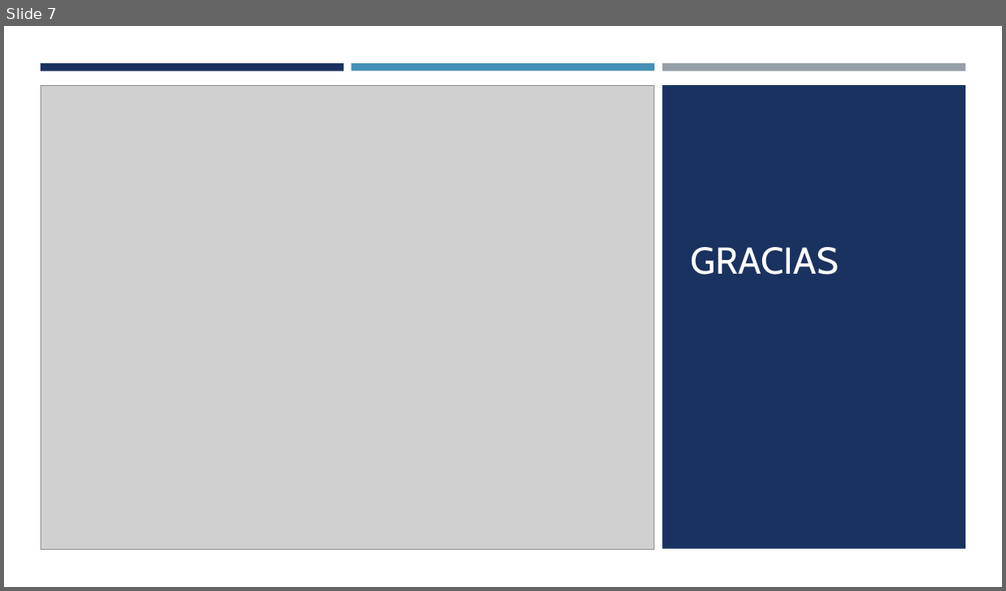
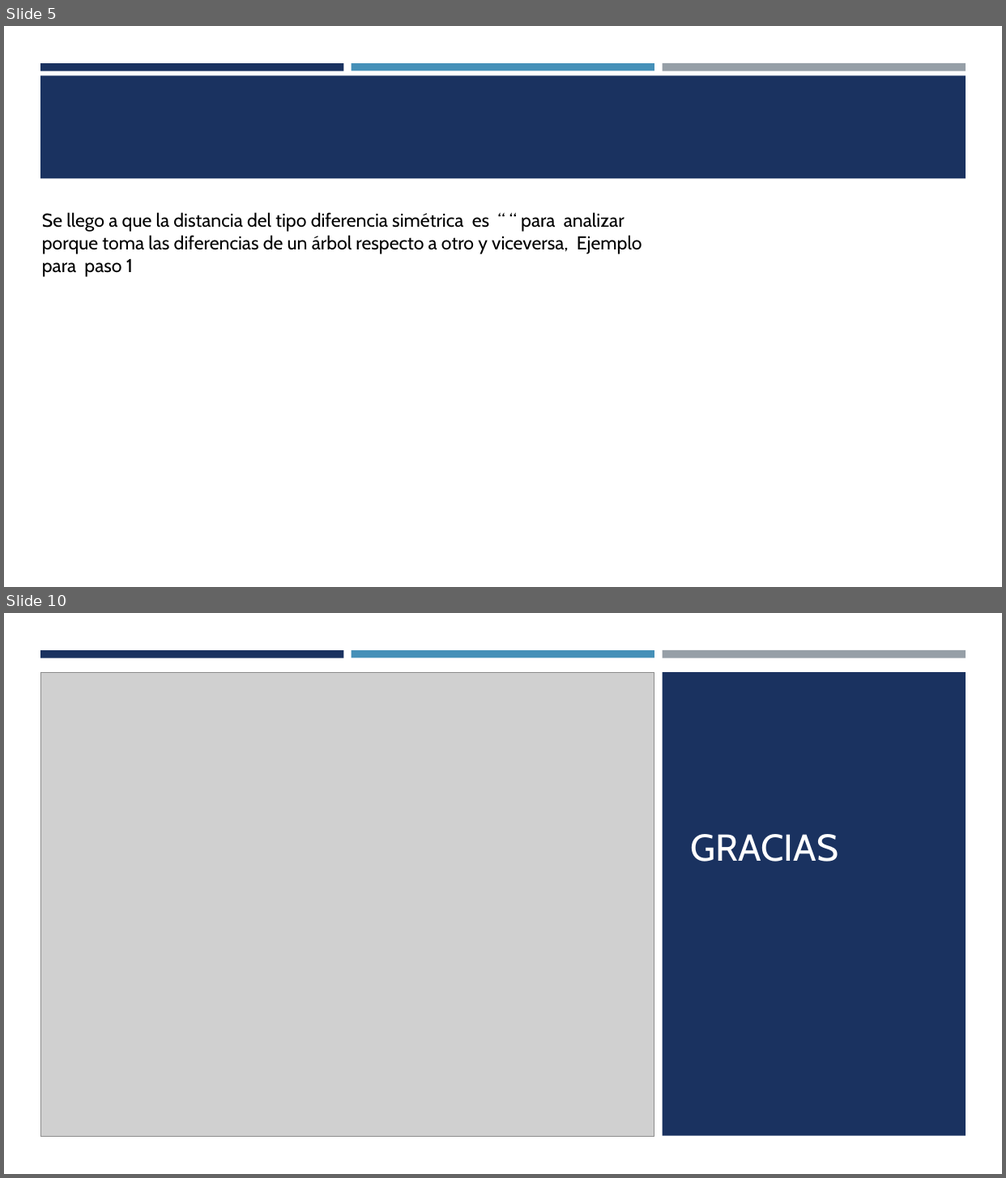
Before and after one commit to Vitali22/tesis, a slide deck: DocumentosTesina/Presentación.pptx. Shown one above the other, each under a label of ours: slide 7 before the commit, slides 5 and 10 after it; the slides between them are not shown. The pictures are 1006x591 and 1006x1178 pixels, drawn with LibreOffice and Linux fonts; fonts in the diff are those of the drawing; grey boxes stand for pictures. Boxes give left, top, right and bottom in pixels: in the first picture for what was removed or moved away, otherwise in the second. Text is boxed around its words. In the diff, an @@ line names an element or a change of style, - is before the commit and + after.

```diff
--- a/DocumentosTesina/Presentación.pptx
+++ b/DocumentosTesina/Presentación.pptx
@@ slide 5 added at (4, 26, 1002, 587), background #FFFFFF @@
@@ rectangle added at (40, 63, 344, 71), fill #1A3260 @@
@@ rectangle added at (351, 63, 654, 71), fill #4590B8 @@
@@ rectangle added at (662, 63, 965, 71), fill #969FA7 @@
@@ rectangle added at (40, 75, 966, 179), fill #1A3260 @@
@@ text added at (42, 212, 642, 277), 18 pt, text #000000 @@
+Se llego a que la distancia del tipo diferencia simétrica es “ “ para analizar porque toma las diferencias de un árbol respecto a otro y viceversa, Ejemplo para paso 1
@@ what was slide 7 is now slide 10 @@
```
Also in this commit, not shown: 4 slides changed, 2 other slides added, 1 other file.
